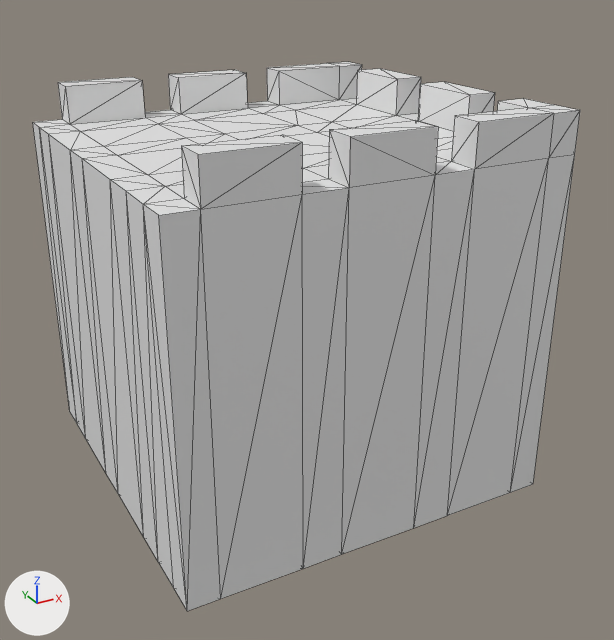
The FBX model BuildCity/Assets/Art/FBX/BOX/weiqiang03.FBX as it was, and as the next commit left it.
Before and after are seen from a camera (50 mm lens) standing at (10.041, -1.928, 1.337) and looking at (11.045, -0.103, 0.424). Lighting does not change. The marker at lower left points along +X, +Y and +Z. Mesh edges are drawn as thin lines. Where no turn or scale is listed for an object, it has been applied to the vertices.

In view in the first picture: 'weiqiang03'.
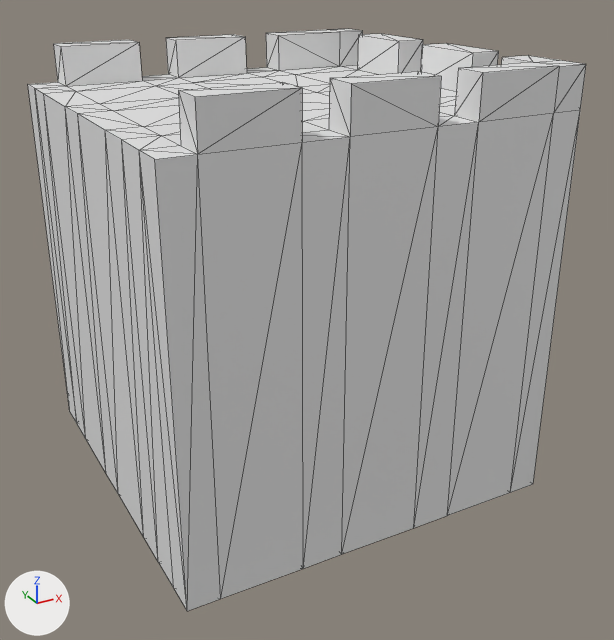
Pixel boxes (x1, y1, x2, y2) of what changed, in the pictures (614 x 640 px):
'weiqiang03', reshaped (6% taller)
    before: (33, 62, 580, 611)
    after: (28, 29, 586, 611)

Patch to the scene script:
```diff
--- a/BuildCity/Assets/Art/FBX/BOX/weiqiang03.FBX.py
+++ b/BuildCity/Assets/Art/FBX/BOX/weiqiang03.FBX.py
@@ me_mesh @@
 me_mesh.from_pydata(...)  # 182 vertices, 360 faces; spans x -0.5..0.5, y -0.5..0.5, z 0.0..1.0
 # used by ob_weiqiang03; location = (11.014, -0.023, 0.0)
+# me_mesh part 1: all 110 vertices in x -0.5..0.5, y -0.5..0.5, z 0.9..1.0 are moved by (0.0, 0.0, 0.1)
```
